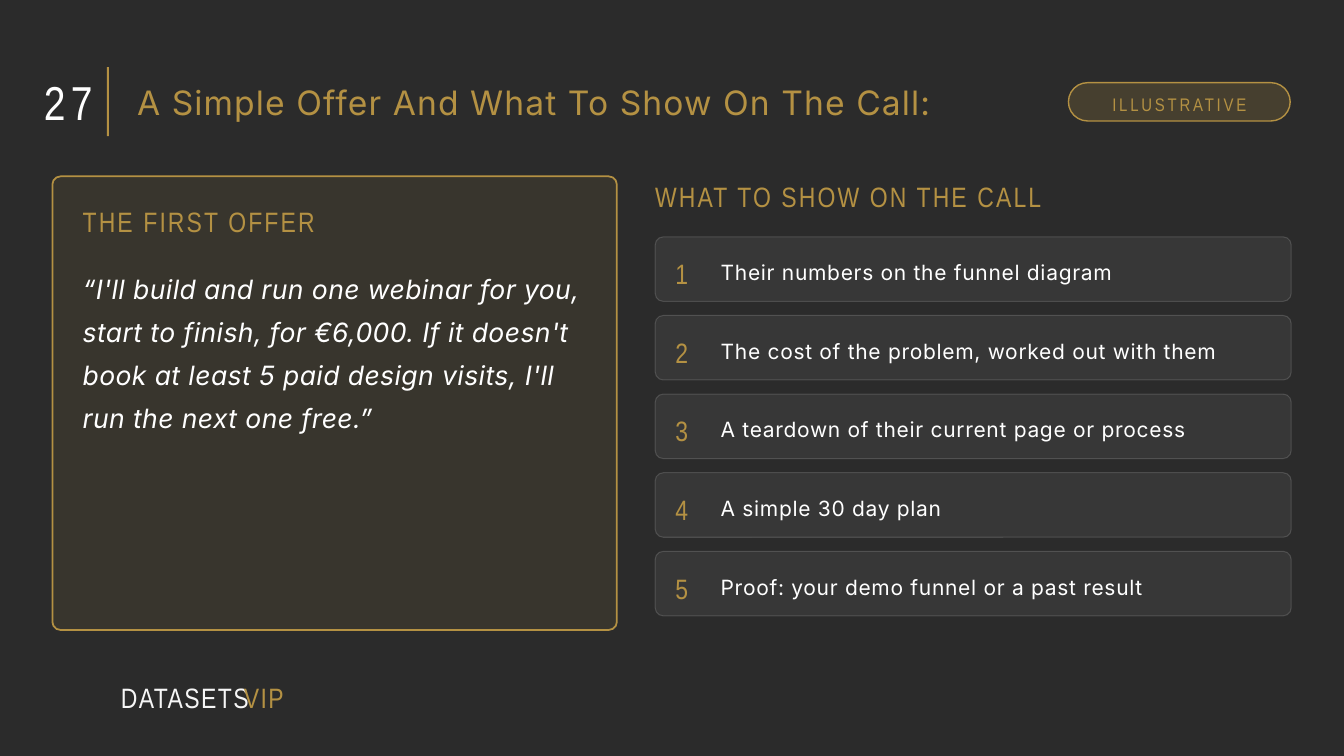
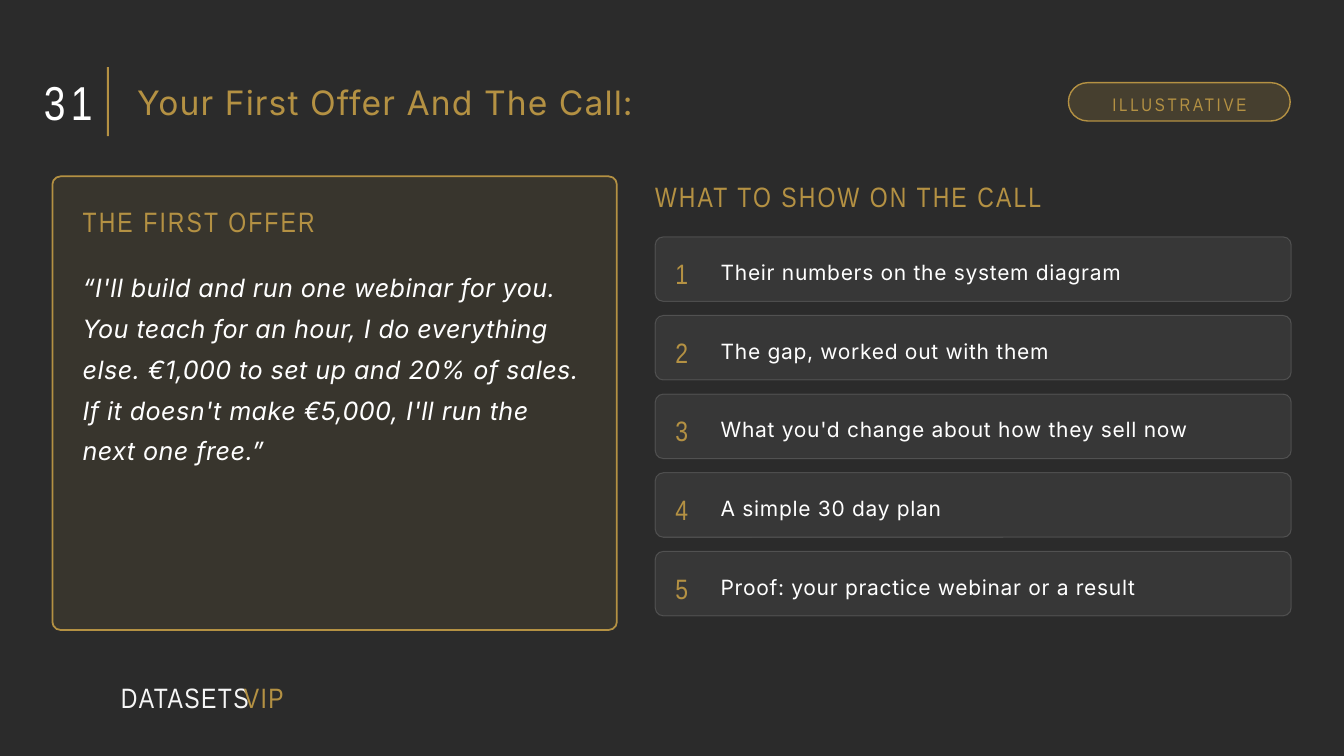
Before and after one commit to NMD2K15/nayscale-landing, a slide deck: slide 37 of vip/webinar-growth-specialist/The Webinar Growth Specialist.pptx (slide 32 before the commit). Drawn at 1344x756 pixels with LibreOffice and Linux fonts; fonts in the diff are those of the drawing; background and template pictures are left out; a plain dark background stands for a picture behind light text. Boxes give left, top, right and bottom in pixels: in the first picture for what was removed or moved away, otherwise in the second. Text is boxed around its words. In the diff, an @@ line names an element or a change of style, - is before the commit and + after.

```diff
--- a/vip/webinar-growth-specialist/The Webinar Growth Specialist.pptx
+++ b/vip/webinar-growth-specialist/The Webinar Growth Specialist.pptx
@@ text at bbox=[44, 86, 93, 121]: text changed @@
-27
+31
@@ title at bbox=[137, 89, 633, 116]: text changed @@
-A Simple Offer And What To Show On The Call:
+Your First Offer And The Call:
@@ text at bbox=[721, 264, 1121, 285]: text changed @@
-Their numbers on the funnel diagram
+Their numbers on the system diagram
@@ text at bbox=[83, 278, 578, 466]: text changed; size 19 to 18 pt @@
-“I'll build and run one webinar for you, start to finish, for €6,000. If it doesn't book at least 5 paid design visits, I'll run the next one free.”
+“I'll build and run one webinar for you. You teach for an hour, I do everything else. €1,000 to set up and 20% of sales. If it doesn't make €5,000, I'll run the next one free.”
@@ text at bbox=[721, 343, 1048, 364]: text changed @@
-The cost of the problem, worked out with them
+The gap, worked out with them
@@ text at bbox=[721, 421, 1187, 442]: text changed @@
-A teardown of their current page or process
+What you'd change about how they sell now
@@ text at bbox=[721, 579, 1135, 600]: text changed @@
-Proof: your demo funnel or a past result
+Proof: your practice webinar or a result
```
Also in this commit, not shown: 30 other slides changed, 12 slides added, 8 slides removed, 5 other files.
